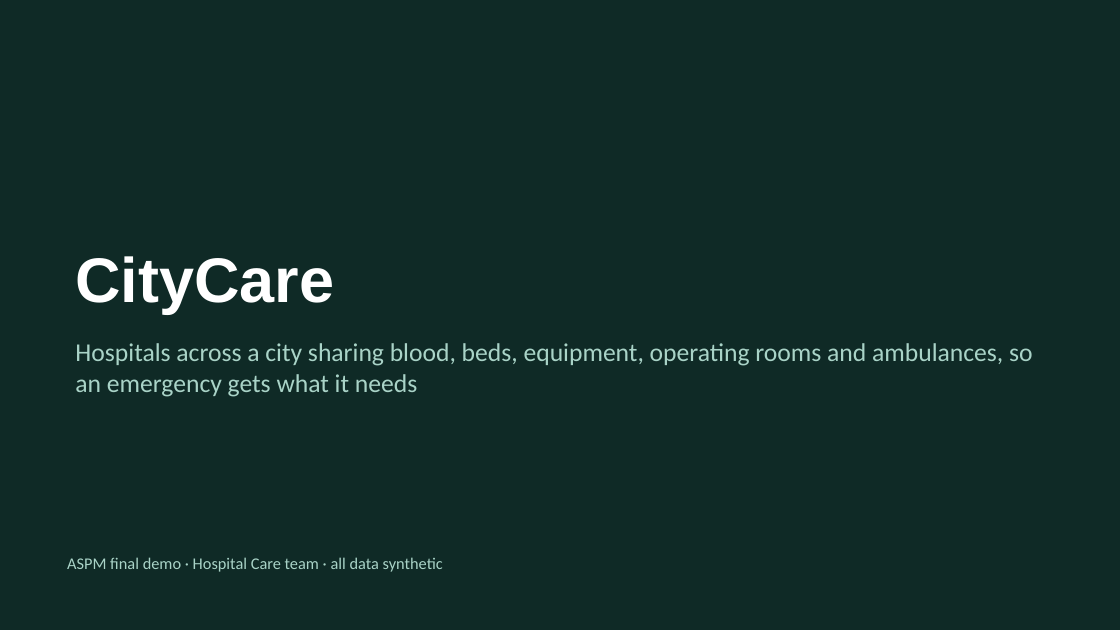
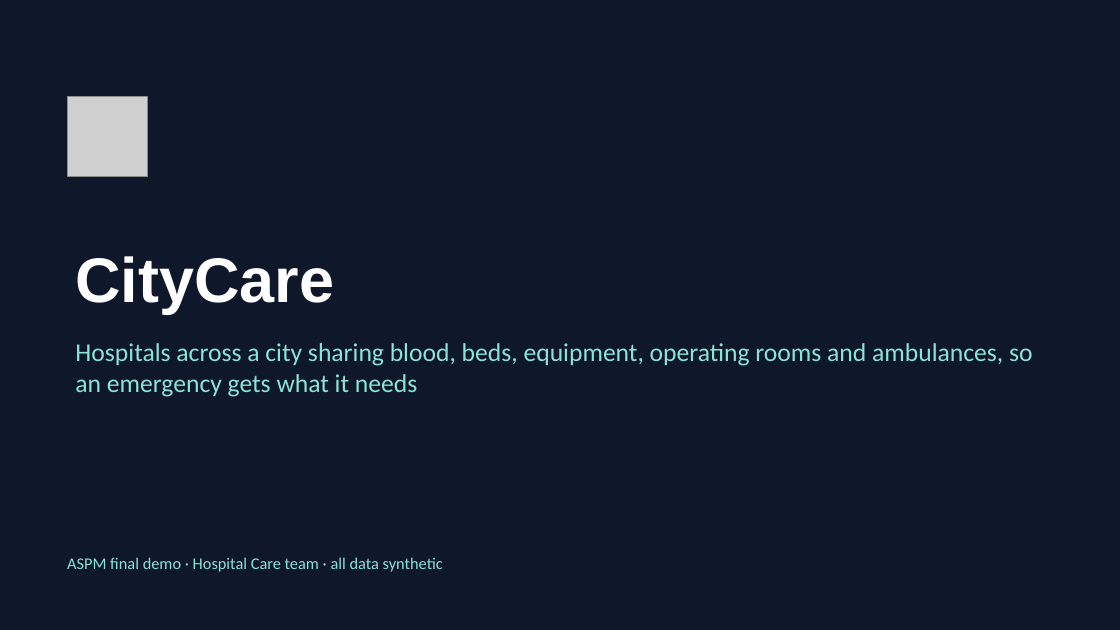
Before and after one commit to harishassan-code/hospital-care, a slide deck: slide 1 of docs/deliverables/final/final-presentation.pptx. Drawn at 1120x630 pixels with LibreOffice and Linux fonts; fonts in the diff are those of the drawing; grey boxes stand for pictures. Boxes give left, top, right and bottom in pixels: in the first picture for what was removed or moved away, otherwise in the second. Text is boxed around its words. In the diff, an @@ line names an element or a change of style, - is before the commit and + after.

```diff
--- a/docs/deliverables/final/final-presentation.pptx
+++ b/docs/deliverables/final/final-presentation.pptx
@@ background #0F2A26 to #0F172A @@
@@ picture added at bbox=[67, 97, 147, 176] @@
@@ text "Hospitals across a city sharing ..." at bbox=[75, 343, 1033, 397]: text colour #A9D3C7 to #8BE3D6 @@
@@ text "ASPM final demo · Hospital ..." at bbox=[67, 557, 443, 572]: text colour #A9D3C7 to #8BE3D6 @@
```
Also in this commit, not shown: 12 other slides changed, 10 other files.
